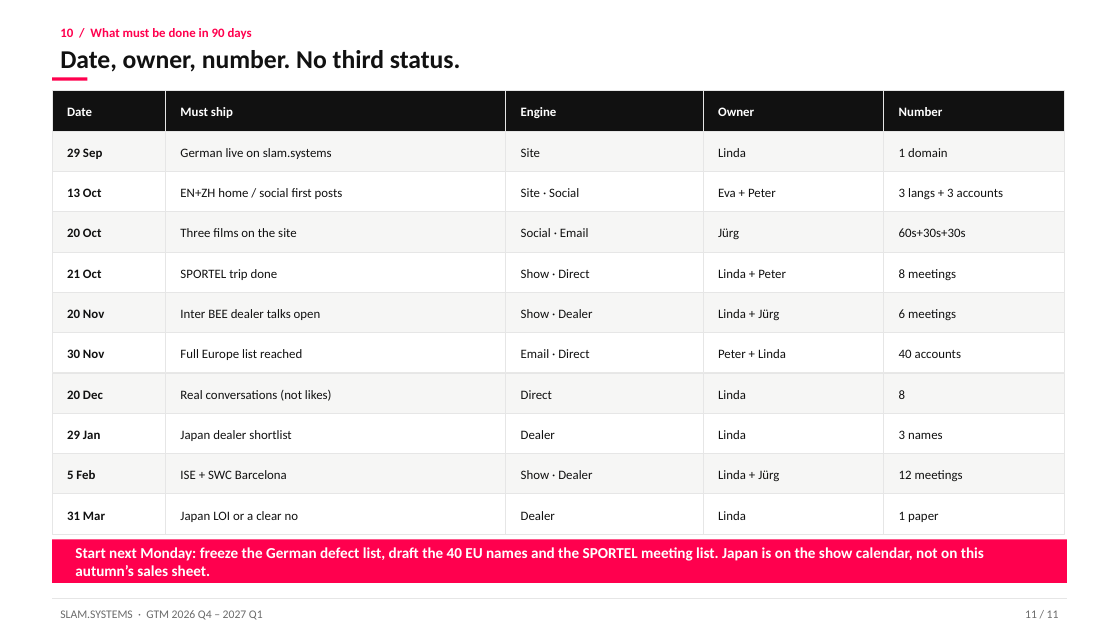
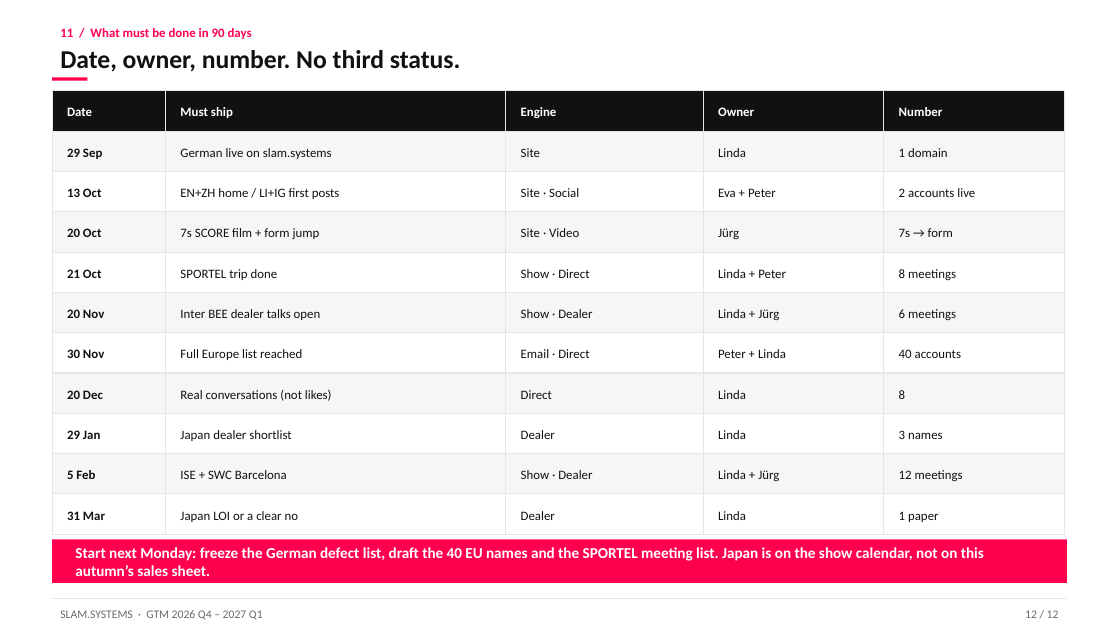
Before and after one commit to zhangcheng0688/AI_Find_Customer, a slide deck: slide 12 of gtm/SLAM.SYSTEMS_GTM_Plan_EN.pptx (slide 11 before the commit). Drawn at 1120x630 pixels with LibreOffice and Linux fonts; fonts in the diff are those of the drawing. Boxes give left, top, right and bottom in pixels: in the first picture for what was removed or moved away, otherwise in the second. Text is boxed around its words. In the diff, an @@ line names an element or a change of style, - is before the commit and + after.

```diff
--- a/gtm/SLAM.SYSTEMS_GTM_Plan_EN.pptx
+++ b/gtm/SLAM.SYSTEMS_GTM_Plan_EN.pptx
@@ text at [60,28,252,39]: text changed @@
-10 / What must be done in 90 days
+11 / What must be done in 90 days
@@ text at [180,188,340,199]: text changed @@
-EN+ZH home / social first posts
+EN+ZH home / LI+IG first posts
@@ text at [899,188,975,197]: text changed @@
-3 langs + 3 accounts
+2 accounts live
@@ text at [180,228,320,239]: text changed @@
-Three films on the site
+7s SCORE film + form jump
@@ text at [521,228,579,237]: text changed @@
-Social · Email
+Site · Video
@@ text at [899,228,953,237]: text changed @@
-60s+30s+30s
+7s → form
@@ text at [1025,610,1059,618]: text changed @@
-11 / 11
+12 / 12
```
Also in this commit, not shown: 9 other slides changed, 2 slides added, 1 slide removed, 38 other files.
